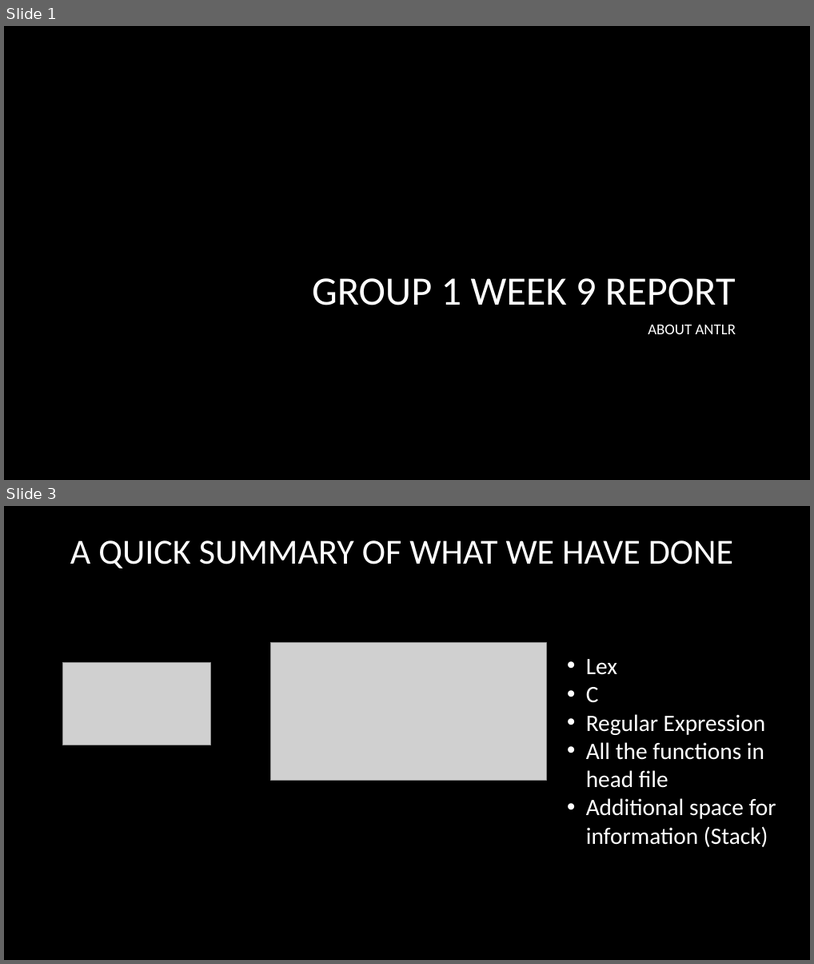
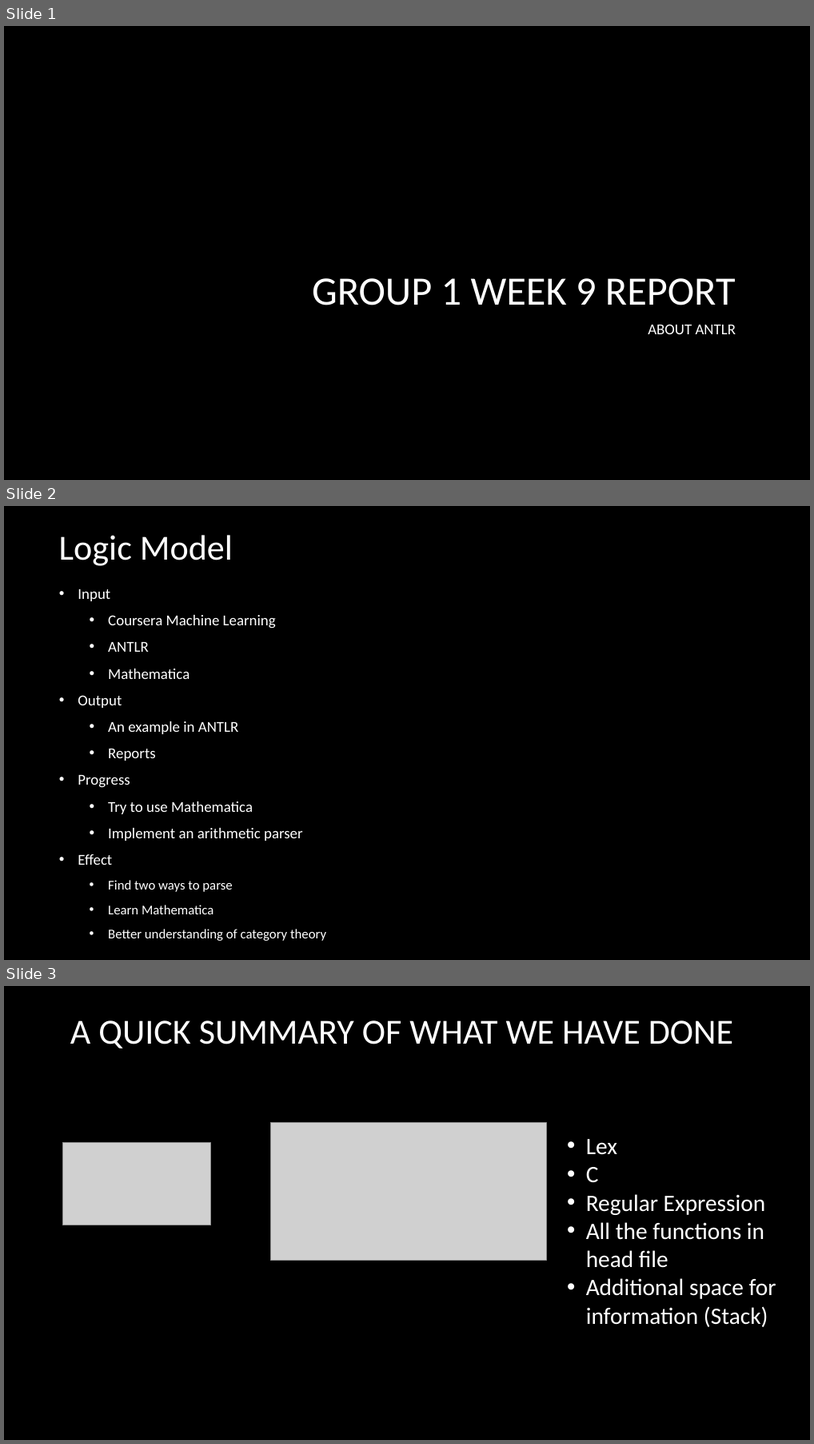
Before and after one commit to jisuansiwei2017/SDCT-2017-Fall, a slide deck: weekly_report/group1/report_group1_week9.pptx. Shown one above the other, each under a label of ours: slides 1 and 3 before the commit, slides 1, 2 and 3 after it; the slides between them are not shown. The pictures are 814x964 and 814x1444 pixels, drawn with LibreOffice and Linux fonts; fonts in the diff are those of the drawing; grey boxes stand for pictures; background and template pictures are left out. Boxes give left, top, right and bottom in pixels: in the first picture for what was removed or moved away, otherwise in the second. Text is boxed around its words. In the diff, an @@ line names an element or a change of style, - is before the commit and + after.

```diff
--- a/weekly_report/group1/report_group1_week9.pptx
+++ b/weekly_report/group1/report_group1_week9.pptx
@@ slide 2 added at (4,506,810,960), background picture (left out) @@
@@ text added at (59,535,233,566), 42 pt, text #FFFFFF @@
+Logic Model
@@ text added at (78,589,326,940), 18 pt, text #FFFFFF @@
+• Input
+  • Coursera Machine Learning
+  • ANTLR
+  • Mathematica
+• Output
+  • An example in ANTLR
+  • Reports
+• Progress
+  • Try to use Mathematica
+  • Implement an arithmetic parser
+• Effect
+  • Find two ways to parse
+  • Learn Mathematica
+  • Better understanding of category theory
```
Also in this commit, not shown: 2 slides changed, 2 other slides added, 2 slides removed.
